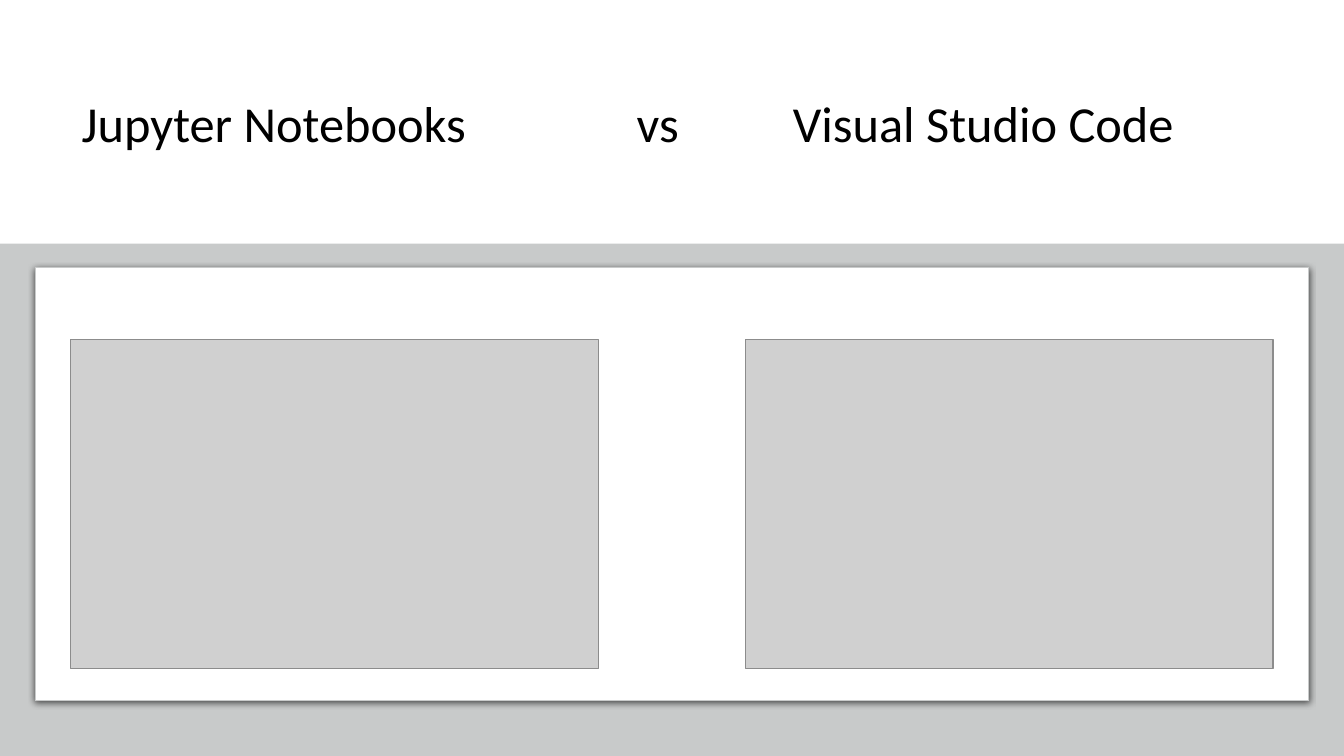
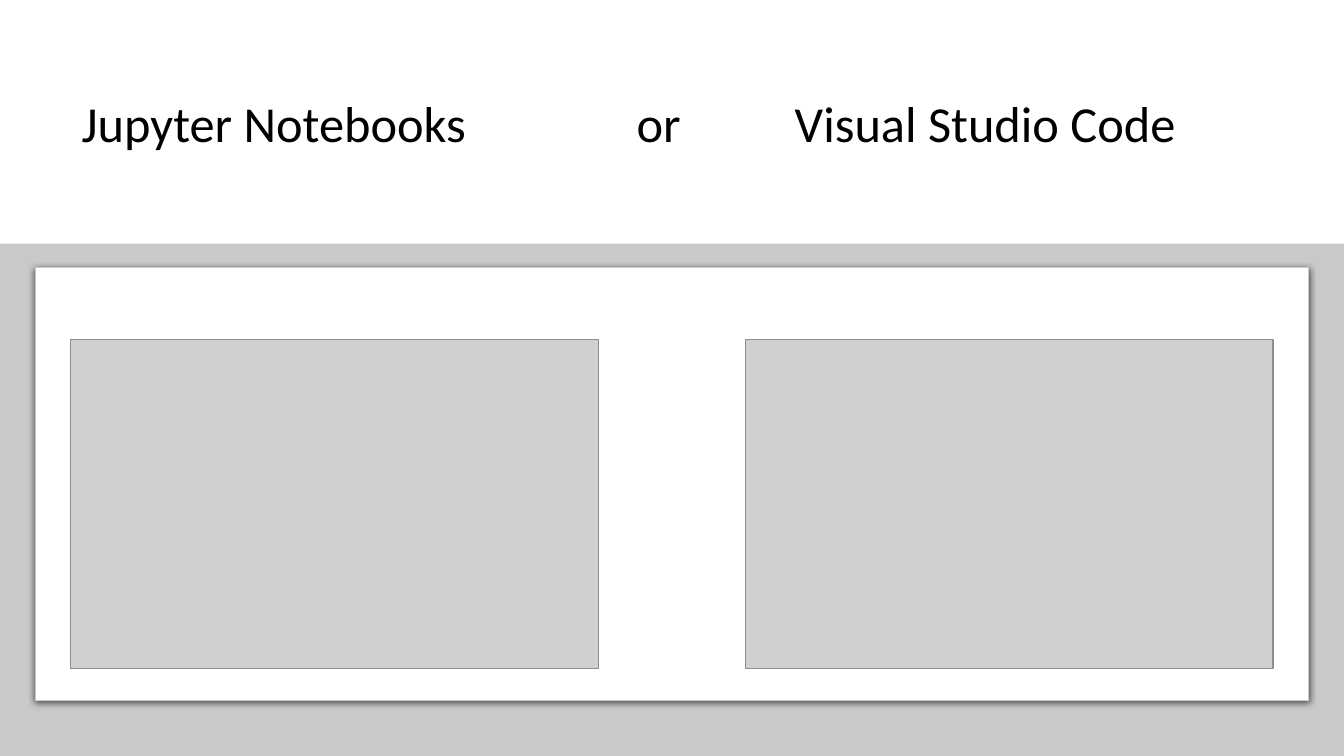
Before and after one commit to SandervandenOord/pandas_training, a slide deck: slide 12 of Pandas_Training_Slides.pptx. Drawn at 1344x756 pixels with LibreOffice and Linux fonts; fonts in the diff are those of the drawing; grey boxes stand for pictures. Boxes give left, top, right and bottom in pixels: in the first picture for what was removed or moved away, otherwise in the second. Text is boxed around its words. In the diff, an @@ line names an element or a change of style, - is before the commit and + after.

```diff
--- a/Pandas_Training_Slides.pptx
+++ b/Pandas_Training_Slides.pptx
@@ title at (x1=82, y1=107, x2=1175, y2=150): text changed @@
-Jupyter Notebooks vs Visual Studio Code
+Jupyter Notebooks or Visual Studio Code
```
Also in this commit, not shown: 1 other slide changed, 1 other file.
